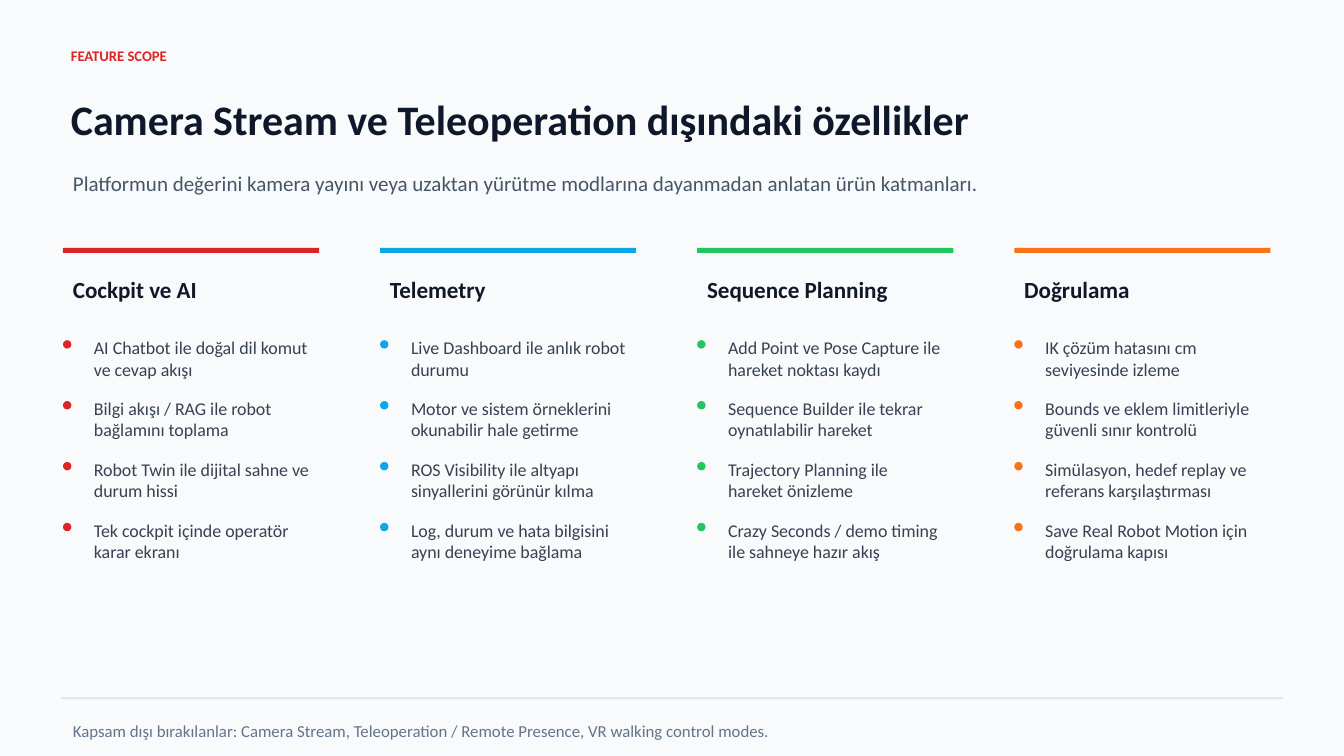
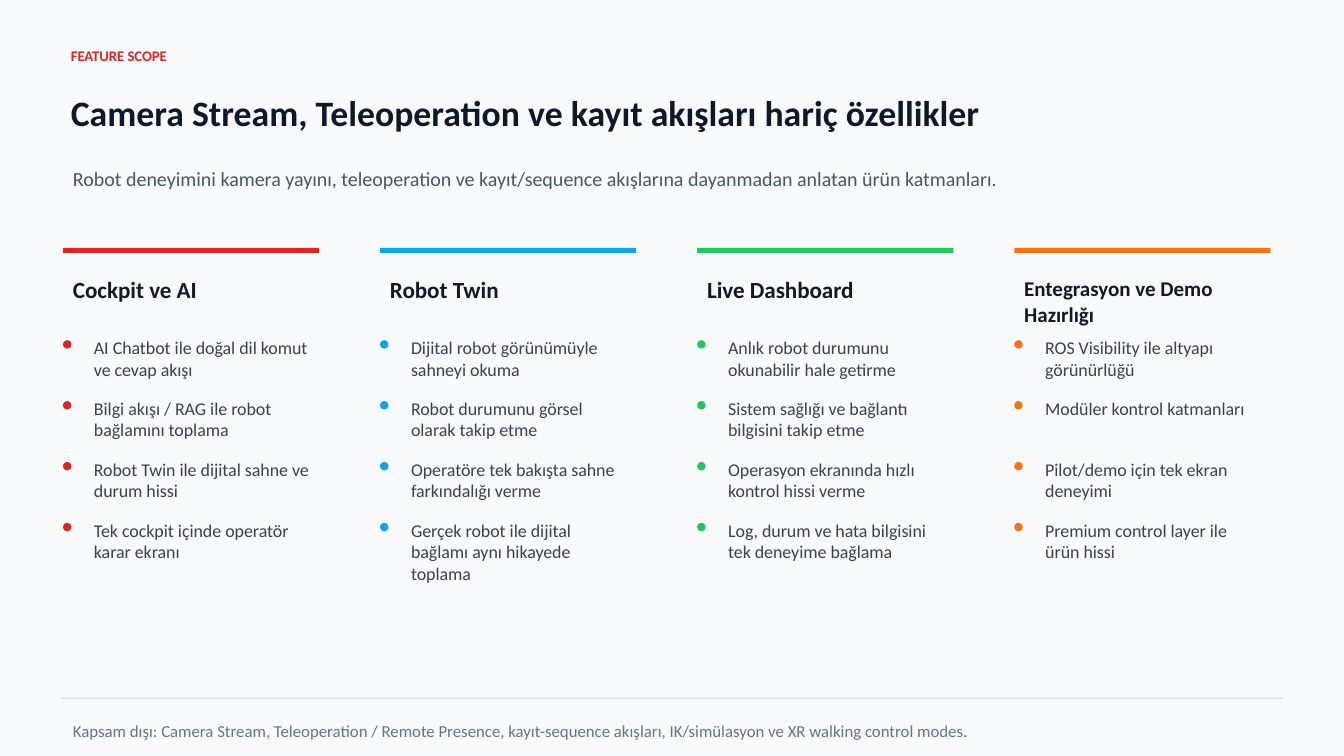
Before and after one commit to cemalhekim/humanoid-robot-gui, a slide deck: slide 7 of docs/presentations/Unitree-H1-Feature-Deck-v2.pptx. Drawn at 1344x756 pixels with LibreOffice and Linux fonts; fonts in the diff are those of the drawing. Boxes give left, top, right and bottom in pixels: in the first picture for what was removed or moved away, otherwise in the second. Text is boxed around its words. In the diff, an @@ line names an element or a change of style, - is before the commit and + after.

Commit message:
Rewrite feature summary slide

```diff
--- a/docs/presentations/Unitree-H1-Feature-Deck-v2.pptx
+++ b/docs/presentations/Unitree-H1-Feature-Deck-v2.pptx
@@ text at (71, 101, 979, 132): text changed; size 30 to 25.5 pt @@
-Camera Stream ve Teleoperation dışındaki özellikler
+Camera Stream, Teleoperation ve kayıt akışları hariç özellikler
@@ text at (73, 172, 996, 190): text changed; size 15 to 14.2 pt @@
-Platformun değerini kamera yayını veya uzaktan yürütme modlarına dayanmadan anlatan ürün katmanları.
+Robot deneyimini kamera yayını, teleoperation ve kayıt/sequence akışlarına dayanmadan anlatan ürün katmanları.
@@ text at (390, 281, 499, 298): text changed @@
-Telemetry
+Robot Twin
@@ text at (707, 281, 854, 298): text changed @@
-Sequence Planning
+Live Dashboard
@@ text at (1024, 282, 1212, 326): text changed; size 16.5 to 15 pt @@
-Doğrulama
+Entegrasyon ve Demo Hazırlığı
@@ text at (411, 341, 598, 379): text changed @@
-Live Dashboard ile anlık robot durumu
+Dijital robot görünümüyle sahneyi okuma
@@ text at (728, 341, 895, 379): text changed @@
-Add Point ve Pose Capture ile hareket noktası kaydı
+Anlık robot durumunu okunabilir hale getirme
@@ text at (1045, 341, 1213, 379): text changed @@
-IK çözüm hatasını cm seviyesinde izleme
+ROS Visibility ile altyapı görünürlüğü
@@ text at (411, 402, 583, 439): text changed @@
-Motor ve sistem örneklerini okunabilir hale getirme
+Robot durumunu görsel olarak takip etme
@@ text at (728, 402, 907, 439): text changed @@
-Sequence Builder ile tekrar oynatılabilir hareket
+Sistem sağlığı ve bağlantı bilgisini takip etme
@@ text at (1045, 402, 1244, 415): text changed @@
-Bounds ve eklem limitleriyle güvenli sınır kontrolü
+Modüler kontrol katmanları
@@ text at (411, 463, 614, 500): text changed @@
-ROS Visibility ile altyapı sinyallerini görünür kılma
+Operatöre tek bakışta sahne farkındalığı verme
@@ text at (728, 463, 915, 497): text changed @@
-Trajectory Planning ile hareket önizleme
+Operasyon ekranında hızlı kontrol hissi verme
@@ text at (1045, 463, 1228, 500): text changed @@
-Simülasyon, hedef replay ve referans karşılaştırması
+Pilot/demo için tek ekran deneyimi
@@ text at (411, 524, 571, 583): text changed @@
-Log, durum ve hata bilgisini aynı deneyime bağlama
+Gerçek robot ile dijital bağlamı aynı hikayede toplama
@@ text at (728, 524, 926, 561): text changed @@
-Crazy Seconds / demo timing ile sahneye hazır akış
+Log, durum ve hata bilgisini tek deneyime bağlama
@@ text at (1045, 524, 1227, 558): text changed @@
-Save Real Robot Motion için doğrulama kapısı
+Premium control layer ile ürün hissi
@@ text at (73, 725, 967, 740): text changed @@
-Kapsam dışı bırakılanlar: Camera Stream, Teleoperation / Remote Presence, VR walking control modes.
+Kapsam dışı: Camera Stream, Teleoperation / Remote Presence, kayıt-sequence akışları, IK/simülasyon ve XR walking control modes.
```
Also in this commit, not shown: 2 other files.
